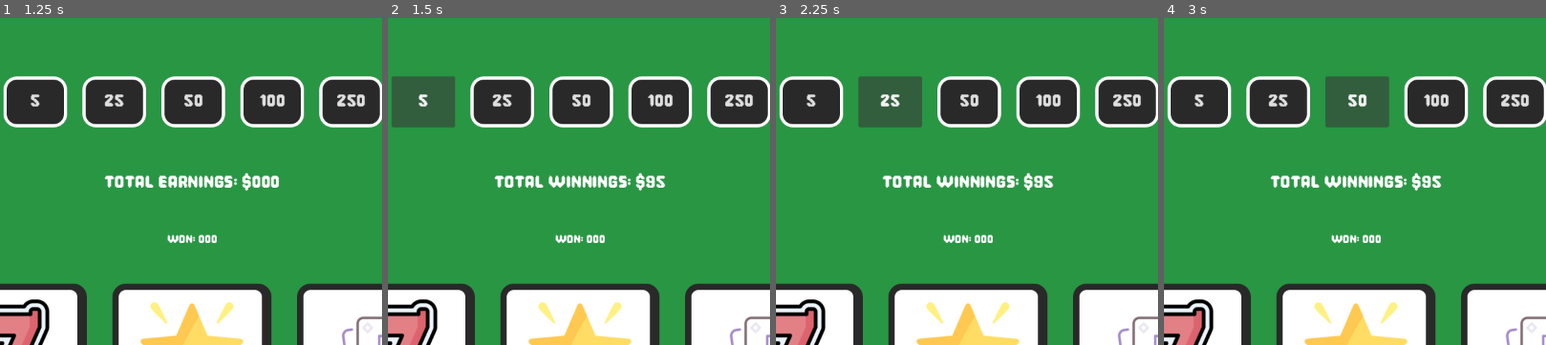
Above: before the commit, frames 1-4 (left to right).
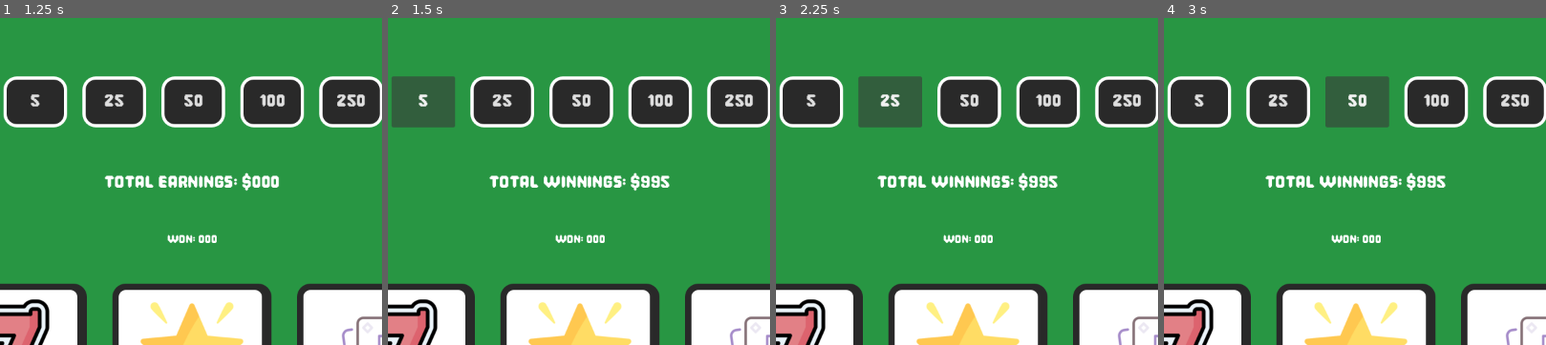
Above: after the commit, the same moments.

Repository: ankit-suman-07/GODOT_Slots
Game: Godot game, scene res://scenes/main_menu.tscn
Same seed, same stepped clock (60 frames per second), same inputs: the game is played once before the commit and once after it.
Inputs:
- Up to frame 1 (1.25 s): click "New Game" at 0.5 s
- Up to frame 2 (1.5 s): click "5" at 1.25 s
- Up to frame 3 (2.25 s): click "25" at 2 s
- Up to frame 4 (3 s): click "50" at 2.75 s
The pictures show only the part of the screen within x 25-75%, y 6-55%; the shares and areas given below are measured in that part.

Frame 1 is identical in both runs. In frame 2, 1.2% of the frame differs, in the area x 26-74%, y 47-53%; in frame 3, 1.2%; in frame 4, 1.2%.

Commit message:
Winning bet logic updated

Diff:
--- a/scripts/game_screen.gd
+++ b/scripts/game_screen.gd
@@ -29,7 +29,7 @@
 const MULTIPLIER = [25, 15, 10, 5, 2, 1]
 var WEIGHTS = PackedFloat32Array([2, 2, 4, 4, 2, 3])
 var bet = 0
-var total_earned = 100
+var total_earned = 1000
 var round_winning = 0
 var spin = false
 var bet_put = false
@@ -70,31 +70,44 @@
 		spin_slot()
 
 func update_winning(left, mid, right):
-	if left == right and left == mid and left == 5:
-		print("Spin Again !!!!!!")
+	# Reset round winning every time
+	#round_winning = 0
+
+	# Spin Again (WILD WILD WILD)
+	if left == mid and mid == right and left == 5:
 		round_winning_label.text = "Spin Again"
 		spin = true
+		return
+
 	# All 3 match → full payout
-	elif left == mid and mid == right:
+	if left == mid and mid == right:
 		round_winning = bet * MULTIPLIER[left]
 		round_winning_label.text = "You won: " + str(round_winning)
-		total_earned += round_winning
-		return
 
-	# Any 2 match → 50% payout
-	elif left == mid or left == right or mid == right:
-		if left == mid and right == 5:
+	# Any 2 match → 50% payout (correct symbol used)
+	elif left == mid:
+		if right == 5:  # wild support
 			round_winning = bet * MULTIPLIER[left]
-		elif left == right and mid == 5:
-			round_winning = bet * MULTIPLIER[left]
-		elif right == mid and left == 5:
-			round_winning = bet * MULTIPLIER[right]
 		else:
 			round_winning = bet * MULTIPLIER[left] * 0.5
 		round_winning_label.text = "You won: " + str(round_winning)
+
+	elif left == right:
+		if mid == 5:
+			round_winning = bet * MULTIPLIER[left]
+		else:
+			round_winning = bet * MULTIPLIER[left] * 0.5
+		round_winning_label.text = "You won: " + str(round_winning)
+
 	elif mid == right:
-		round_winning = bet * MULTIPLIER[mid] * 0.5
+		if left == 5:
+			round_winning = bet * MULTIPLIER[mid]
+		else:
+			round_winning = bet * MULTIPLIER[mid] * 0.5
 		round_winning_label.text = "You won: " + str(round_winning)
+
+	else:
+		round_winning_label.text = "No Win"
 
 	total_earned += round_winning
 	update_amount_label()
@@ -102,61 +115,31 @@
 func update_amount_label():
 	winnings_label.text = "Total Winnings: $" + str(total_earned)
 
-
-func _on_bet_5_pressed() -> void:
+func bet_button_clicked(bet_placed):
+	bet = bet_placed
 	if bet_put:
 		return
-	bet = 5
-	if total_earned - bet >= 0:
-		total_earned -= 5
+	if total_earned - bet_placed >= 0:
+		total_earned -= bet_placed
 		update_amount_label()
-		bet_label.text = "BET: $5"
+		bet_label.text = "BET: $" + str(bet_placed)
 		bet_put = true
 		spin = true
 
+func _on_bet_5_pressed() -> void:
+	bet_button_clicked(5)
+
 func _on_bet_25_pressed() -> void:
-	if bet_put:
-		return
-	bet = 25
-	if total_earned - bet >= 0:
-		total_earned -= 25
-		update_amount_label()
-		bet_label.text = "BET: $25"
-		bet_put = true
-		spin = true
+	bet_button_clicked(25)
 
 func _on_bet_50_pressed() -> void:
-	if bet_put:
-		return
-	bet = 50
-	if total_earned - bet >= 0:
-		total_earned -= 50
-		update_amount_label()
-		bet_label.text = "BET: $50"
-		bet_put = true
-		spin = true
+	bet_button_clicked(50)
 
 func _on_bet_100_pressed() -> void:
-	if bet_put:
-		return
-	bet = 100
-	if total_earned - bet >= 0:
-		total_earned -= 100
-		update_amount_label()
-		bet_label.text = "BET: $100"
-		bet_put = true
-		spin = true
+	bet_button_clicked(100)
 
 func _on_bet_250_pressed() -> void:
-	if bet_put:
-		return
-	bet = 250
-	if total_earned - bet >= 0:
-		total_earned -= 250
-		update_amount_label()
-		bet_label.text = "BET: $250"
-		bet_put = true
-		spin = true
+	bet_button_clicked(250)
 
 func _on_restart_btn_pressed() -> void:
 	get_tree().reload_current_scene()
